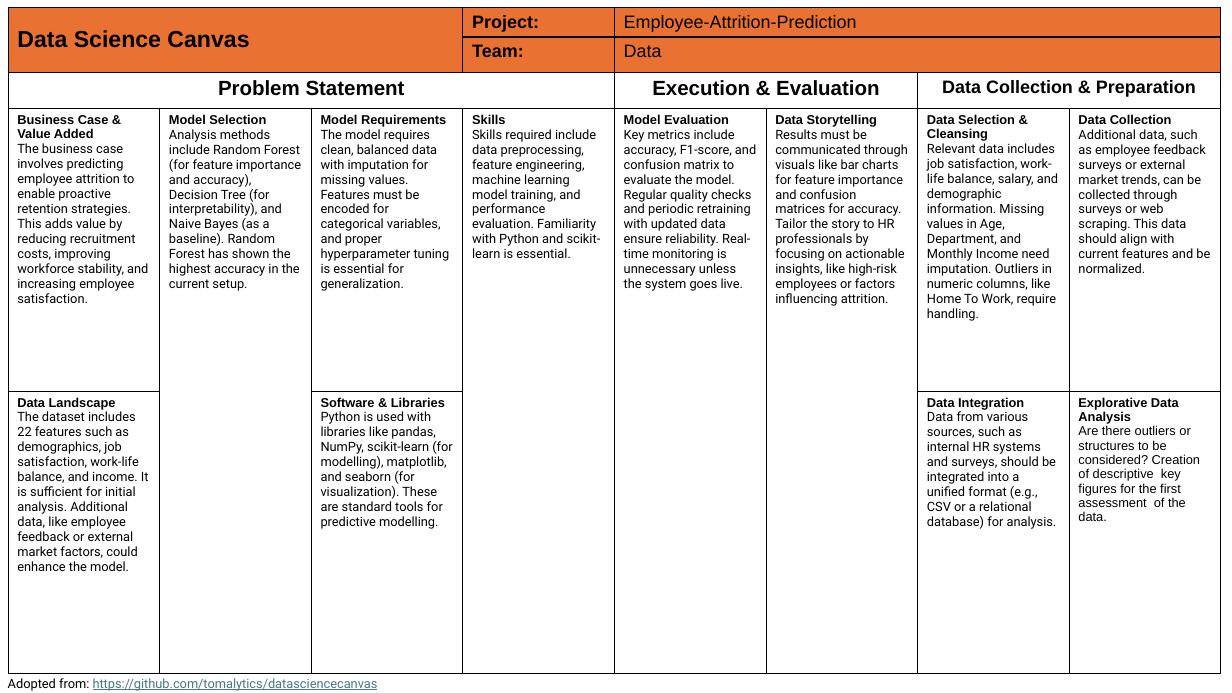
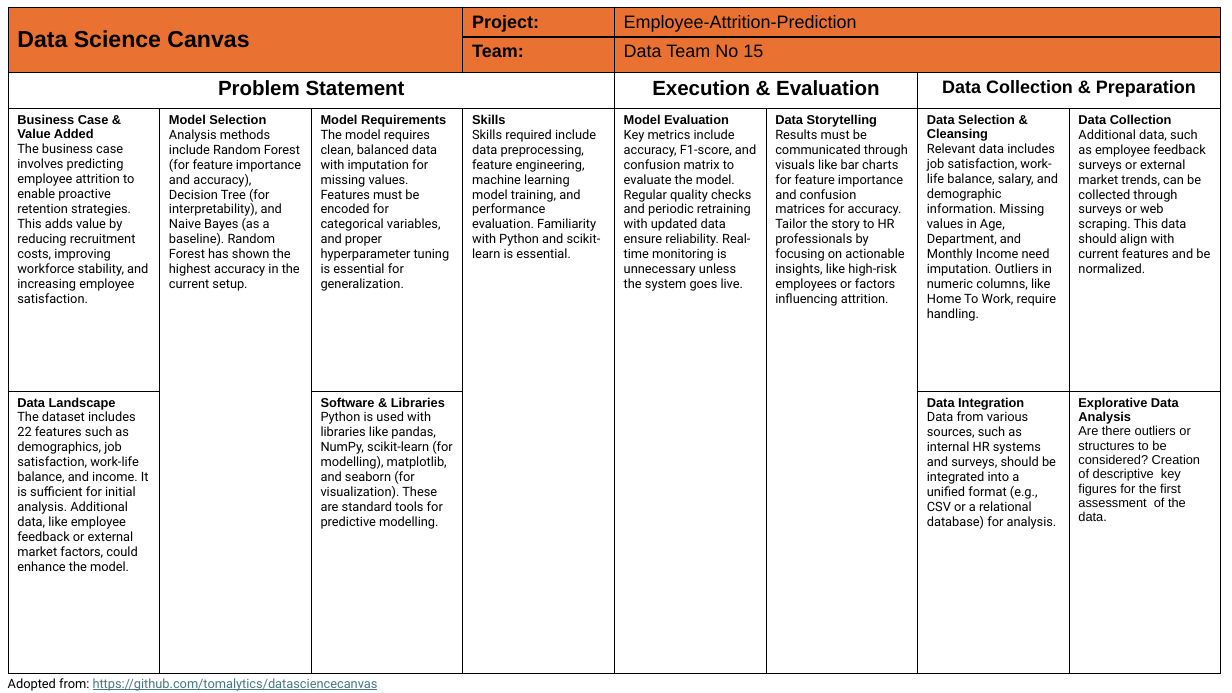
Before and after one commit to monikatyagiisc/employee-attrition-prediction, a slide deck: slide 7 of Project_Presentation_Employee_Attrition_Prediction.pptx (slide 6 before the commit). Drawn at 1232x693 pixels with LibreOffice and Linux fonts; fonts in the diff are those of the drawing. Boxes give left, top, right and bottom in pixels: in the first picture for what was removed or moved away, otherwise in the second. Text is boxed around its words. In the diff, an @@ line names an element or a change of style, - is before the commit and + after.

Commit message:
one slide added as per team suggestion

```diff
--- a/Project_Presentation_Employee_Attrition_Prediction.pptx
+++ b/Project_Presentation_Employee_Attrition_Prediction.pptx
@@ table at box(8, 7, 1221, 671) @@
-row 2, column 5: Data
+row 2, column 5: Data Team No 15
```
Also in this commit, not shown: 2 other slides changed, 1 slide added.
